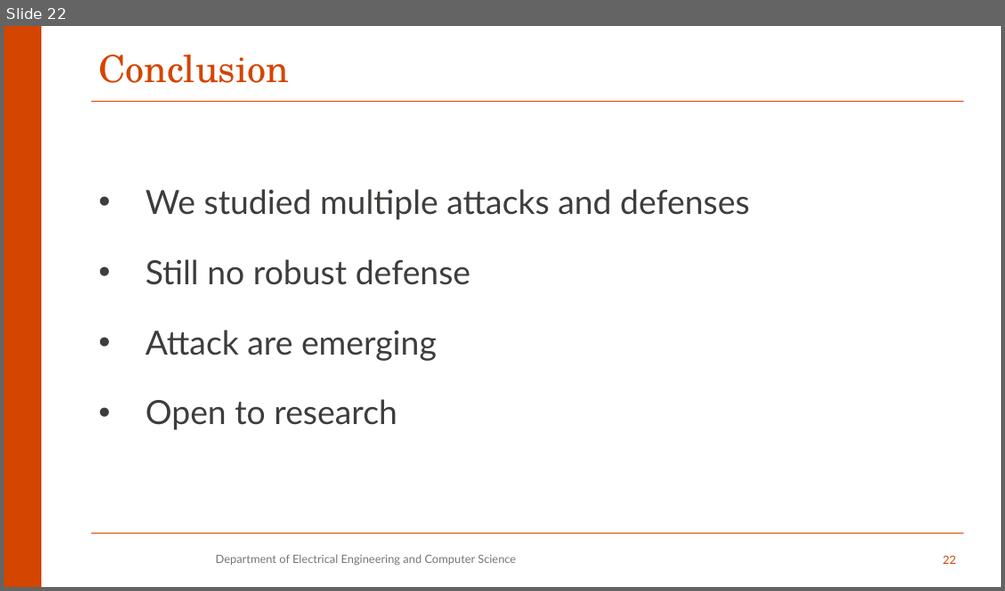
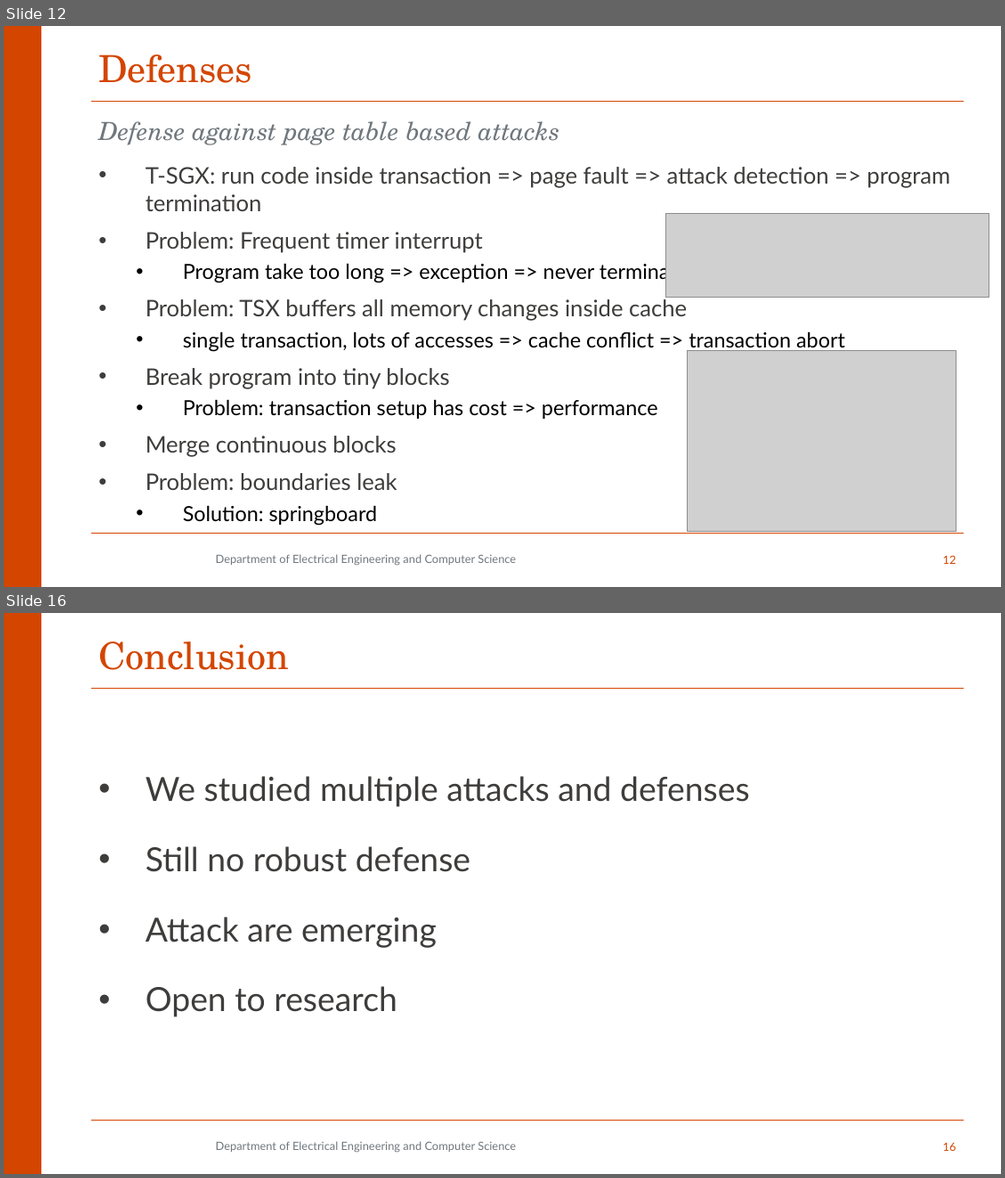
Before and after one commit to aminfallahi/A-Survey-on-SGX-Enclave-Privileged-Side-Channel-Attacks, a slide deck: Presentation/qe2.pptx. Shown one above the other, each under a label of ours: slide 22 before the commit, slides 12 and 16 after it; the slides between them are not shown. The pictures are 1005x591 and 1005x1178 pixels, drawn with LibreOffice and Linux fonts; fonts in the diff are those of the drawing; grey boxes stand for pictures; background and template pictures are left out. Boxes give left, top, right and bottom in pixels: in the first picture for what was removed or moved away, otherwise in the second. Text is boxed around its words. In the diff, an @@ line names an element or a change of style, - is before the commit and + after.

```diff
--- a/Presentation/qe2.pptx
+++ b/Presentation/qe2.pptx
@@ slide 12 added at [4, 26, 1001, 587], background #FFFFFF; not listed: 3 template elements that a slide beside it also shows @@
@@ title added at [98, 54, 252, 83], 36 pt, text #D44500 @@
+Defenses
@@ text added at [98, 121, 560, 145], 24 pt, text #6F777D, italic @@
+Defense against page table based attacks
@@ text added at [146, 167, 950, 457], 22 pt, text #3E3D3C @@
+• T-SGX: run code inside transaction => page fault => attack detection => program termination
+• Problem: Frequent timer interrupt
+  • Program take too long => exception => never terminate
+• Problem: TSX buffers all memory changes inside cache
+  • single transaction, lots of accesses => cache conflict => transaction abort
+• Break program into tiny blocks
+  • Problem: transaction setup has cost => performance
+• Merge continuous blocks
+• Problem: boundaries leak
+  • Solution: springboard
@@ picture added at [666, 214, 989, 297] @@
@@ picture added at [688, 351, 956, 531] @@
@@ text added at [216, 554, 516, 565], 11 pt, text #6F777D @@
+Department of Electrical Engineering and Computer Science
@@ page number added at [943, 555, 956, 564], 11 pt, text #D44500 @@
+12
@@ what was slide 22 is now slide 16 @@
@@ page number at [943, 1142, 956, 1151]: text changed @@
-22
+16
```
Also in this commit, not shown: 9 slides changed, 3 other slides added, 7 slides removed, 1 other file.
